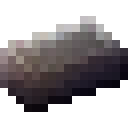
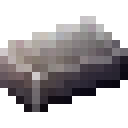
Layers edited between the first and the second 128x128 image:
added layer "Layer #2" (hard light, 76%) above "Layer #1" over [0, 48, 128, 112]
painted on "Pasted Layer" over [0, 16, 128, 112]
